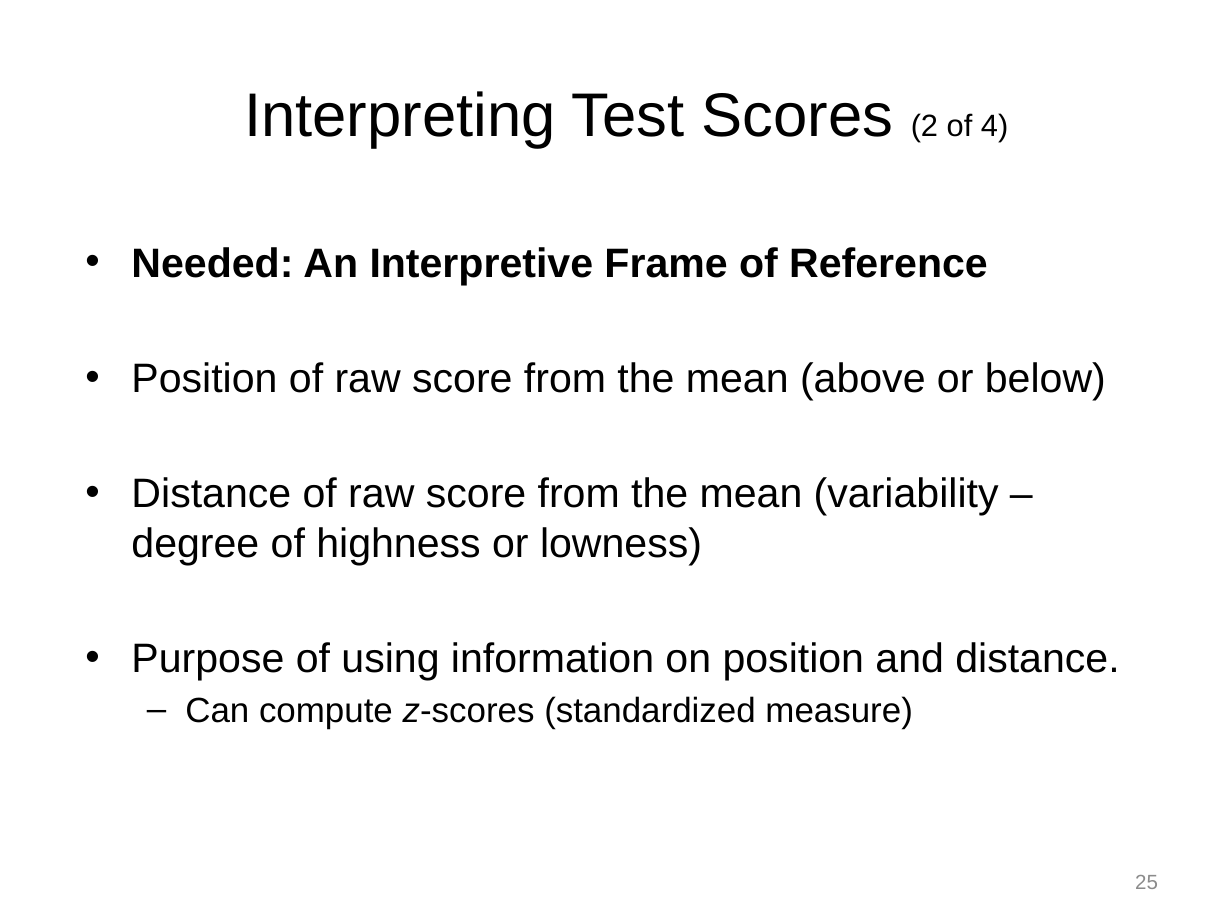
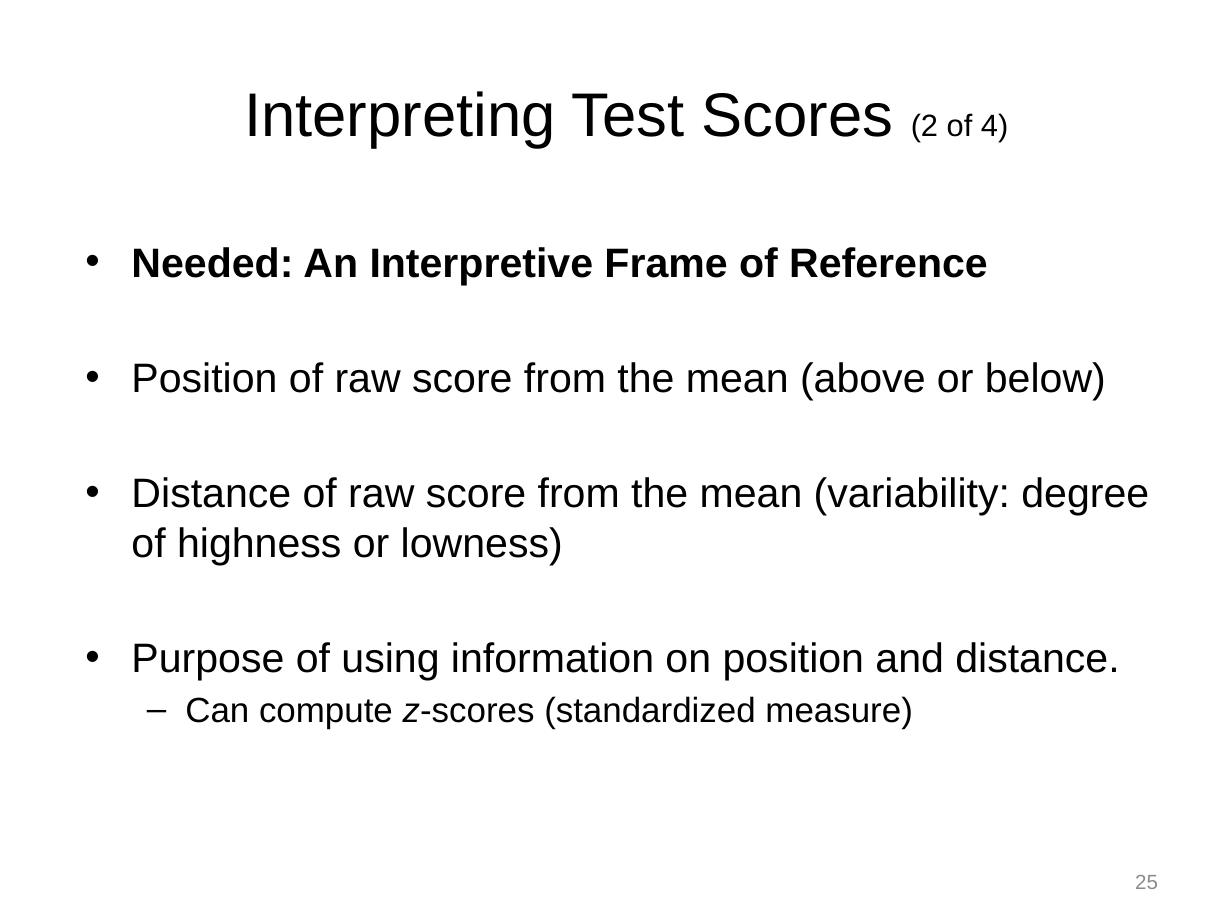
Before and after one commit to npm27/Teaching-Materials, a slide deck: slide 25 of Tests and Eval/Slides/3 Chapter 3.pptx. Drawn at 1232x924 pixels with LibreOffice and Linux fonts; fonts in the diff are those of the drawing. Boxes give left, top, right and bottom in pixels: in the first picture for what was removed or moved away, otherwise in the second. Text is boxed around its words. In the diff, an @@ line names an element or a change of style, - is before the commit and + after.

```diff
--- a/Tests and Eval/Slides/3 Chapter 3.pptx
+++ b/Tests and Eval/Slides/3 Chapter 3.pptx
@@ text at [131, 477, 1149, 565]: text changed @@
-• Distance of raw score from the mean (variability – degree of highness or lowness)
+• Distance of raw score from the mean (variability: degree of highness or lowness)
```
Also in this commit, not shown: 8 other slides changed, 3 other files.
